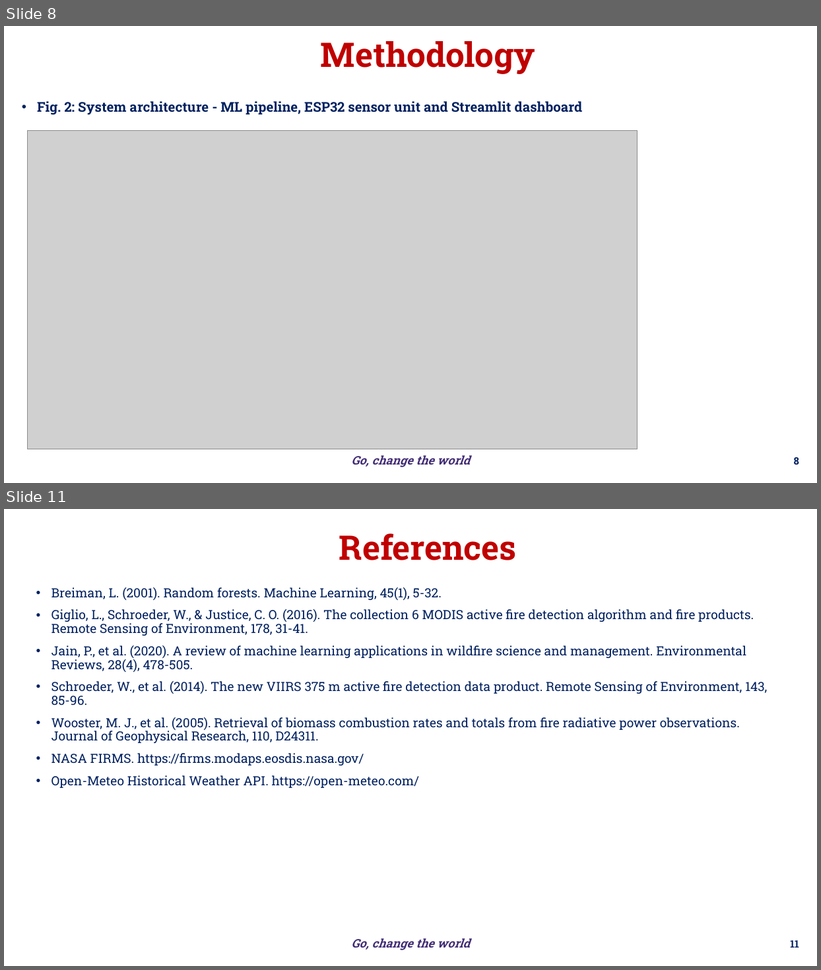
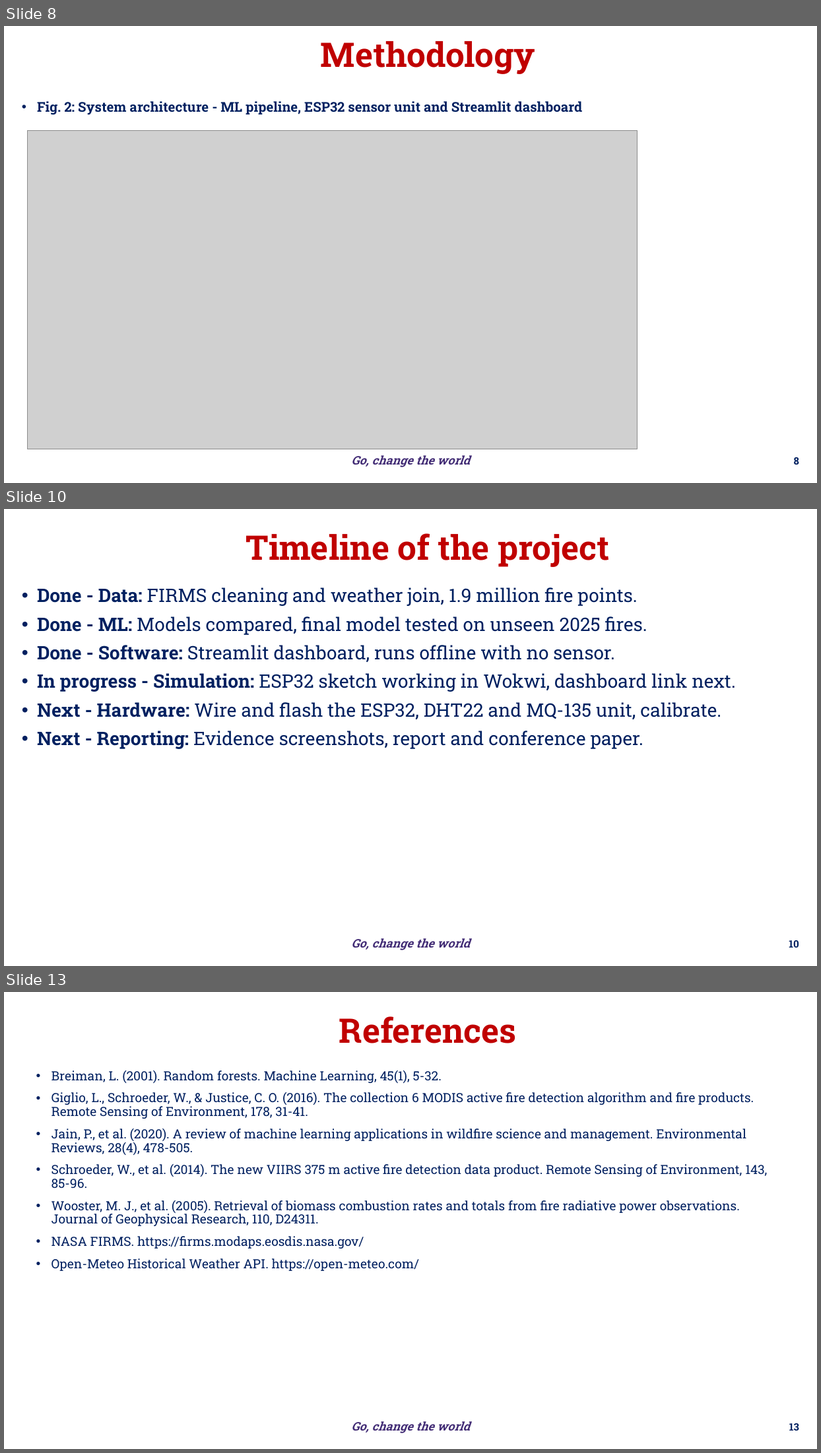
Before and after one commit to bnsama29-cloud/wildfire-estimation-evs, a slide deck: docs/EL_Phase1_Wildfire.pptx. Shown one above the other, each under a label of ours: slides 8 and 11 before the commit, slides 8, 10 and 13 after it; the slides between them are not shown. The pictures are 821x970 and 821x1453 pixels, drawn with LibreOffice and Linux fonts; fonts in the diff are those of the drawing; grey boxes stand for pictures; background and template pictures are left out. Boxes give left, top, right and bottom in pixels: in the first picture for what was removed or moved away, otherwise in the second. Text is boxed around its words. In the diff, an @@ line names an element or a change of style, - is before the commit and + after.

```diff
--- a/docs/EL_Phase1_Wildfire.pptx
+++ b/docs/EL_Phase1_Wildfire.pptx
@@ slide 10 added at [4,509,817,966], background #FFFFFF; not listed: 1 template element that a slide beside it also shows @@
@@ rectangle added at [156,519,700,575], fill #FFFFFF, outline #FFFFFF 0.75 pt dashed, 40 pt, text #C00000, bold @@
+Timeline of the project
@@ text added at [37,588,735,749], 22 pt, text #002060 @@
+• Done - Data: FIRMS cleaning and weather join, 1.9 million fire points.
+• Done - ML: Models compared, final model tested on unseen 2025 fires.
+• Done - Software: Streamlit dashboard, runs offline with no sensor.
+• In progress - Simulation: ESP32 sketch working in Wokwi, dashboard link next.
+• Next - Hardware: Wire and flash the ESP32, DHT22 and MQ-135 unit, calibrate.
+• Next - Reporting: Evidence screenshots, report and conference paper.
@@ page number added at [789,941,799,948], 12 pt, text #002060, bold @@
+10
@@ what was slide 11 is now slide 13 @@
@@ page number at [789,1424,799,1431]: text changed @@
-11
+13
```
Also in this commit, not shown: 5 slides changed, 1 other slide added, 3 other files.
